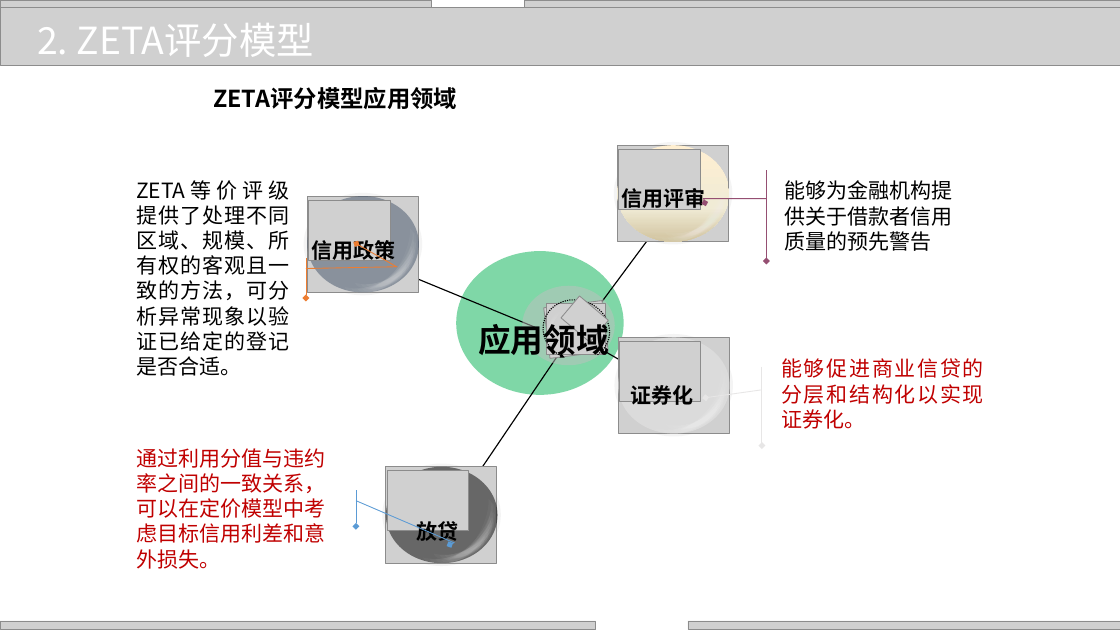
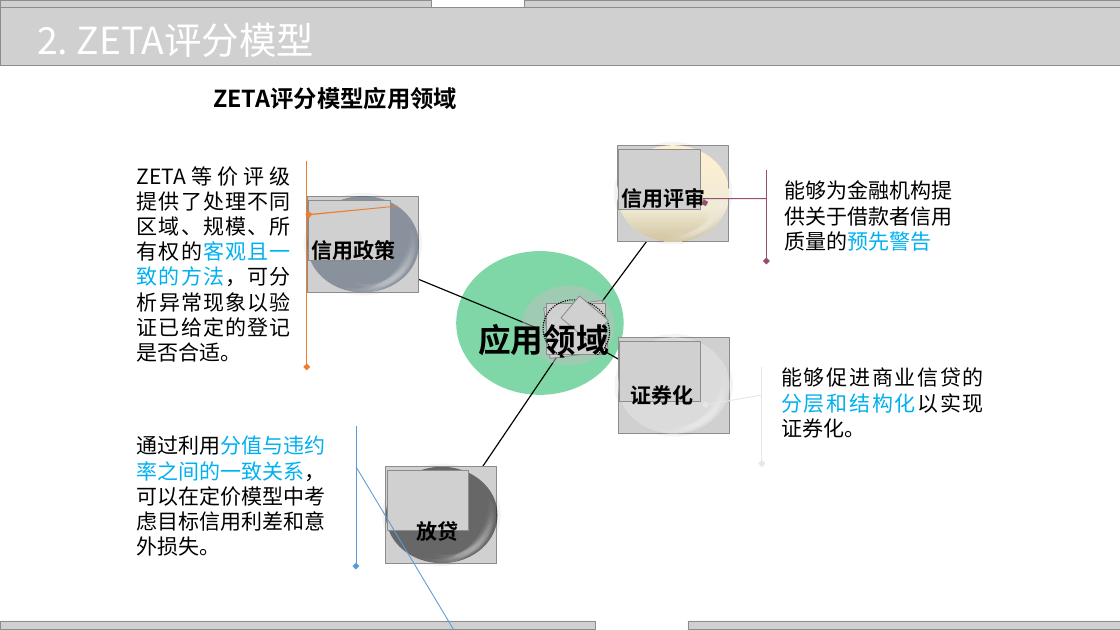
Before and after one commit to zhangjianzhang/internet_credit, a slide deck: slide 13 of files/slides/lecture_6.pptx. Drawn at 1120x630 pixels with LibreOffice and Linux fonts; fonts in the diff are those of the drawing; grey boxes stand for pictures; background and template pictures are left out. Boxes give left, top, right and bottom in pixels: in the first picture for what was removed or moved away, otherwise in the second. Text is boxed around its words. In the diff, an @@ line names an element or a change of style, - is before the commit and + after.

```diff
--- a/files/slides/lecture_6.pptx
+++ b/files/slides/lecture_6.pptx
@@ accent callout "ZETA等价评级提供了处理不同区域、规模、所有权的客观且一致的方法，可分析异常现象以验证已给定的登记是否合适。": place and size @@
-accent callout "ZETA等价评级提供了处理不同区域、规模、所有权的客观且一致的方法，可分析异常现象以验证已给定的登记是否合适。" at (128,258,297,298)
+accent callout "ZETA等价评级提供了处理不同区域、规模、所有权的客观且一致的方法，可分析异常现象以验证已给定的登记是否合适。" at (129,161,298,367)
@@ accent callout "ZETA等价评级提供了处理不同区域、规模、所有权的客观且一致的方法，可分析异常现象以验证已给定的登记是否合适。" at (129,161,298,367): text colour #000000 to #00B0F0 in "ZETA等价评级提供了处理不同区域、规模、所有权的客观且一致的方法，可分析异常现象以验证已给定的登记是否合适。"; proportions changed @@
@@ accent callout "能够为金融机构提供关于借款者信用质量的预先警告" at (776,171,962,261): text colour #000000 to #00B0F0 in "能够为金融机构提供关于借款者信用质量的预先警告" @@
@@ accent callout "能够促进商业信贷的分层和结构化以实现证券化。": place and size @@
-accent callout "能够促进商业信贷的分层和结构化以实现证券化。" at (773,367,992,446)
+accent callout "能够促进商业信贷的分层和结构化以实现证券化。" at (773,367,992,464)
@@ accent callout "能够促进商业信贷的分层和结构化以实现证券化。" at (773,367,992,464): text colour #C00000 to #000000, text colour #C00000 to #00B0F0 in "能够促进商业信贷的分层和结构化以实现证券化。" @@
@@ accent callout "通过利用分值与违约率之间的一致关系，可以在定价模型中考虑目标信用利差和意外损失。": place and size @@
-accent callout "通过利用分值与违约率之间的一致关系，可以在定价模型中考虑目标信用利差和意外损失。" at (129,491,345,527)
+accent callout "通过利用分值与违约率之间的一致关系，可以在定价模型中考虑目标信用利差和意外损失。" at (129,426,345,566)
@@ accent callout "通过利用分值与违约率之间的一致关系，可以在定价模型中考虑目标信用利差和意外损失。" at (129,426,345,566): text colour #C00000 to #000000, text colour #C00000 to #00B0F0 in "通过利用分值与违约率之间的一致关系，可以在定价模型中考虑目标信用利差和意外损失。" @@
```
Also in this commit, not shown: 19 other slides changed, 11 other files.
